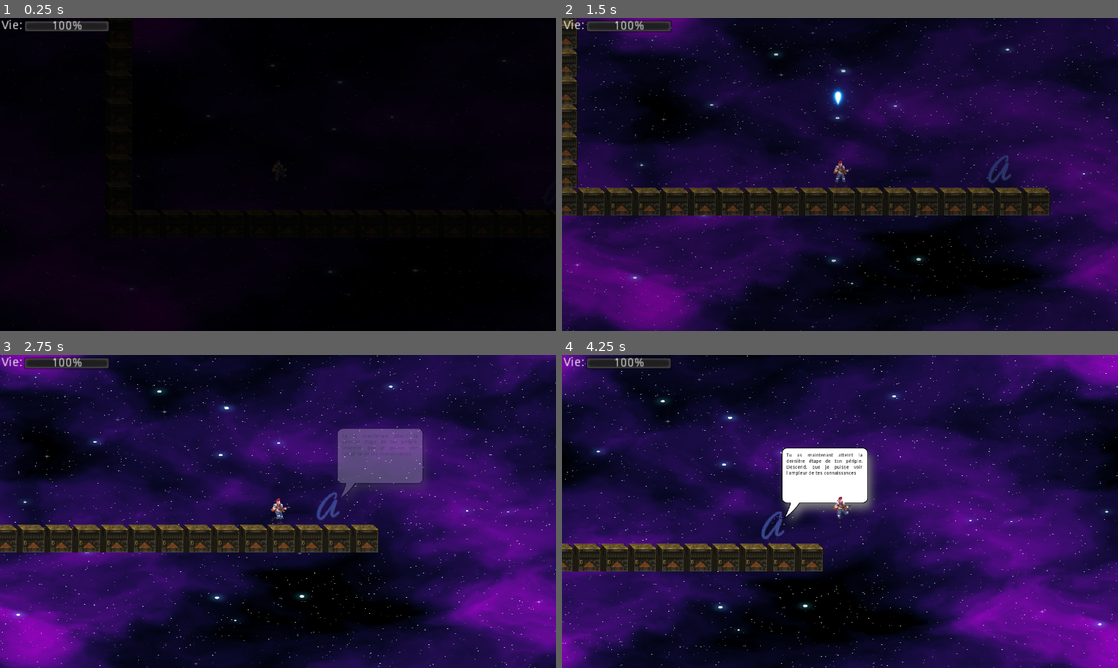
Above: before the commit, frames 1-4 (two rows, left to right).
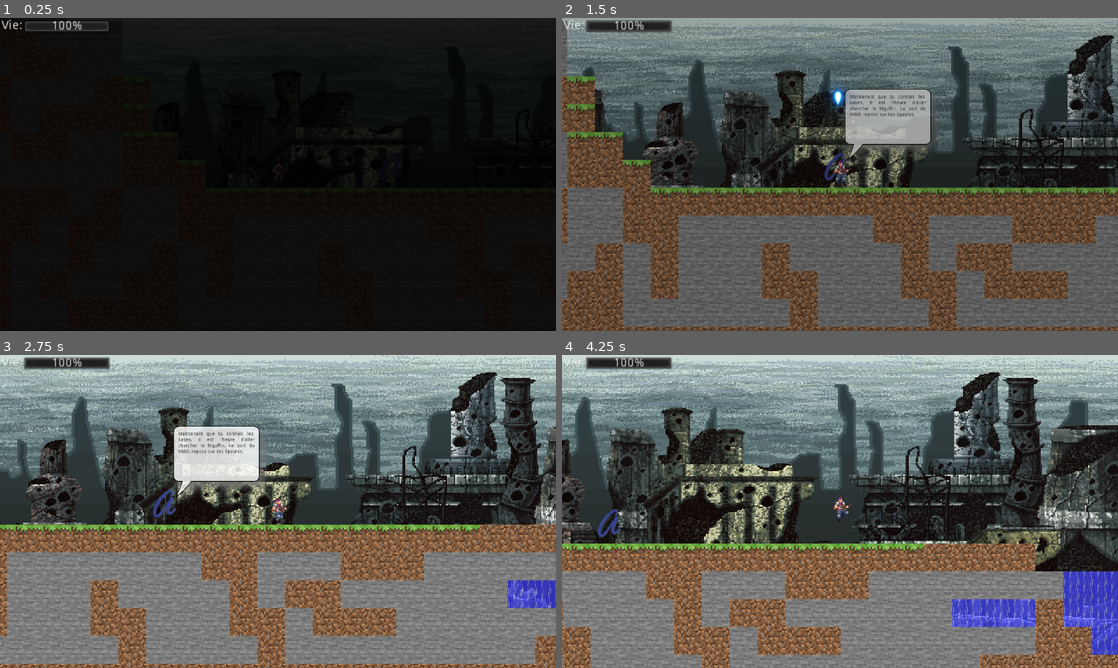
Above: after the commit, the same moments.

Repository: RedYou1/GoBros
Game: Godot game, scene res://Scenes/Level1.tscn
Same seed, same stepped clock (60 frames per second), same inputs: the game is played once before the commit and once after it. Before the commit the project starts from res://Scenes/BossLevel.tscn. Sound files missing from this copy of the repository are replaced by a short silence.
Inputs:
- Up to frame 1 (0.25 s): no input
- Up to frame 2 (1.5 s): hold D (DROIT) 0.53-1.28 s; hold W (HAUT) from 0.53 s (still down); tap Space (SAUT) at 0.77 s; tap P (TIRER) at 1.35 s
- Up to frame 3 (2.75 s): tap Space (SAUT) at 1.52 s; release W (HAUT) at 2.03 s; hold A (GAUCHE) from 2.03 s (still down); hold D (DROIT) from 2.03 s (still down)
- Up to frame 4 (4.25 s): release A (GAUCHE) at 2.78 s; release D (DROIT) at 2.78 s; hold W (HAUT) from 2.78 s (still down); tap P (TIRER) at 2.85 s; tap Space (SAUT) at 3.02, 3.77 s; hold D (DROIT) from 3.53 s (still down)

The runs differ from the first frame. In frame 1, 2.2% of the frame differs, in the area x 12-100%, y 0-87%; in frame 2, 97%; in frame 3, 99%, in the area x 0-100%, y 0-100%; in frame 4, 98%.

Commit message:
Gravité des blocks correction finale

Diff:
--- a/Scenes/BossLevel.tscn
+++ b/Scenes/BossLevel.tscn
@@ -33,7 +33,6 @@
 [node name="Ambiance" parent="." index="6"]
 stream = ExtResource( 5 )
 volume_db = 1.0
-autoplay = true
 stream_paused = true
 
 [node name="BackgroundBoss" parent="." index="7" instance=ExtResource( 6 )]
--- a/Scenes/Level1.tscn
+++ b/Scenes/Level1.tscn
@@ -38,45 +38,20 @@
 [node name="Ambiance" parent="." index="6"]
 stream = ExtResource( 8 )
 
-[node name="Robot2" parent="." index="7" groups=[
-"EnemyDeBase",
-"Personnage",
-] instance=ExtResource( 3 )]
+[node name="Robot2" parent="." index="7" instance=ExtResource( 3 )]
 position = Vector2( 1570, 91 )
-collision_layer = 6
-distance_despawn = 1000
 
-[node name="Robot5" parent="." index="8" groups=[
-"EnemyDeBase",
-"Personnage",
-] instance=ExtResource( 3 )]
+[node name="Robot5" parent="." index="8" instance=ExtResource( 3 )]
 position = Vector2( 7158, -131 )
-collision_layer = 6
-distance_despawn = 1000
 
-[node name="AraigneeRobot" parent="." index="9" groups=[
-"EnemyDeBase",
-"Personnage",
-] instance=ExtResource( 4 )]
+[node name="AraigneeRobot" parent="." index="9" instance=ExtResource( 4 )]
 position = Vector2( 3414.63, -565.495 )
-collision_layer = 6
-distance_despawn = 1000
 
-[node name="Robot1" parent="." index="10" groups=[
-"EnemyDeBase",
-"Personnage",
-] instance=ExtResource( 5 )]
+[node name="Robot1" parent="." index="10" instance=ExtResource( 5 )]
 position = Vector2( 3461.13, -581.9 )
-collision_layer = 6
-distance_despawn = 1000
 
-[node name="Robot3" parent="." index="11" groups=[
-"EnemyDeBase",
-"Personnage",
-] instance=ExtResource( 6 )]
+[node name="Robot3" parent="." index="11" instance=ExtResource( 6 )]
 position = Vector2( 4752.75, -87.4532 )
-collision_layer = 6
-distance_despawn = 1000
 
 [node name="Label2" type="Label" parent="." index="12"]
 margin_left = -1292.16
@@ -92,10 +67,5 @@
 
 [node name="Background2" parent="." index="13" instance=ExtResource( 7 )]
 
-[node name="Robot4" parent="." index="14" groups=[
-"EnemyDeBase",
-"Personnage",
-] instance=ExtResource( 3 )]
+[node name="Robot4" parent="." index="14" instance=ExtResource( 3 )]
 position = Vector2( 6728.07, -85.5262 )
-collision_layer = 6
-distance_despawn = 1000
--- a/Scripts/Block.gd
+++ b/Scripts/Block.gd
@@ -16,18 +16,19 @@
 
 func _physics_process(delta):
 	if not sleep:
-		raycast.enabled = false
 		if GRAVITY != 0 && get_node("DansEcran").is_on_screen():
 			velocityY += GRAVITY
 			var t = move_and_collide(Vector2(0,velocityY))
 			if t != null:
 				velocityY = 0
 				sleep = true
+				raycast.enabled = false
 			else:
 				unSleep()
 			if position.y > distance_despawn:
 				queue_free()
 		else:
+			raycast.enabled = false
 			sleep = true
 
 func hit(from,damage):
--- a/project.godot
+++ b/project.godot
@@ -11,7 +11,7 @@
 [application]
 
 config/name="Go Bros"
-run/main_scene="res://Scenes/BossLevel.tscn"
+run/main_scene="res://Scenes/Level1.tscn"
 boot_splash/image="res://loading_screen.PNG"
 config/icon="res://icon.png"
 
